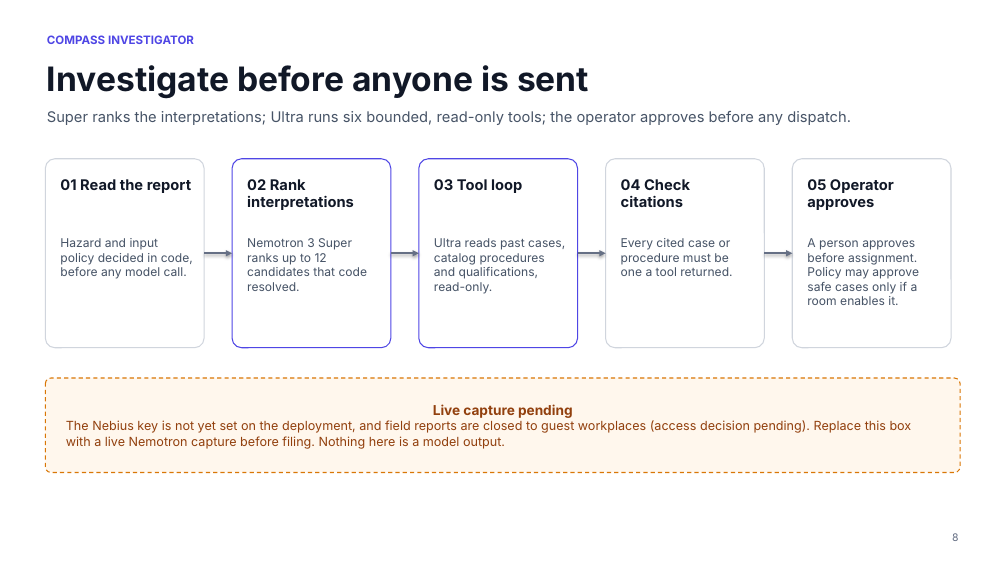
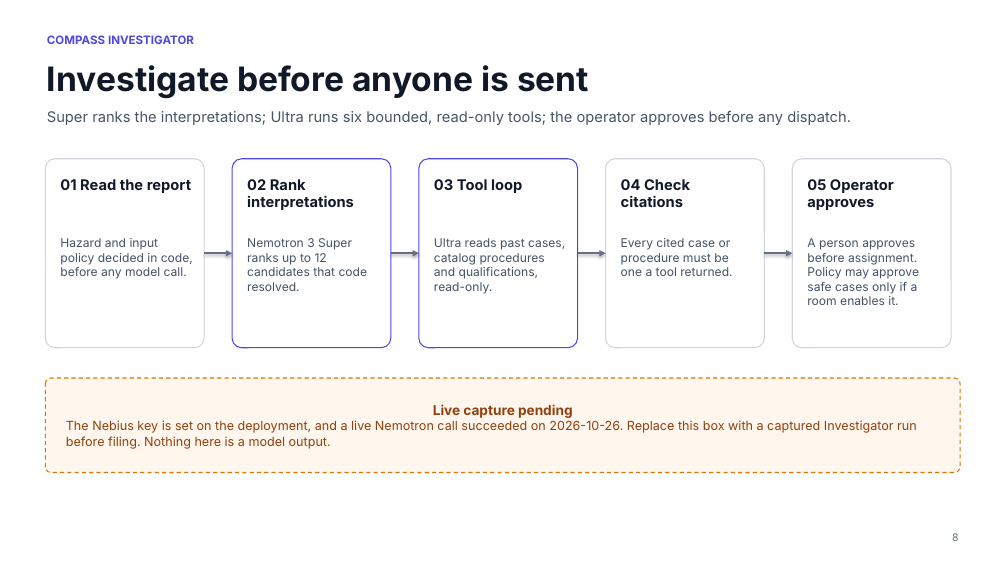
Before and after one commit to e8aura-makodev58/nebius-compass, a slide deck: slide 8 of docs/nebius/deck/ResponseCompass-nebius-deck.pptx. Drawn at 1008x567 pixels with LibreOffice and Linux fonts; fonts in the diff are those of the drawing; background and template pictures are left out. Boxes give left, top, right and bottom in pixels: in the first picture for what was removed or moved away, otherwise in the second. Text is boxed around its words. In the diff, an @@ line names an element or a change of style, - is before the commit and + after.

```diff
--- a/docs/nebius/deck/ResponseCompass-nebius-deck.pptx
+++ b/docs/nebius/deck/ResponseCompass-nebius-deck.pptx
@@ text in rounded rectangle at <box>66,420,917,449</box>: text changed @@
-The Nebius key is not yet set on the deployment, and field reports are closed to guest workplaces (access decision pending). Replace this box with a live Nemotron capture before filing. Nothing here is a model output.
+The Nebius key is set on the deployment, and a live Nemotron call succeeded on 2026-10-26. Replace this box with a captured Investigator run before filing. Nothing here is a model output.
```
Also in this commit, not shown: 2 other slides changed, 4 other files.
